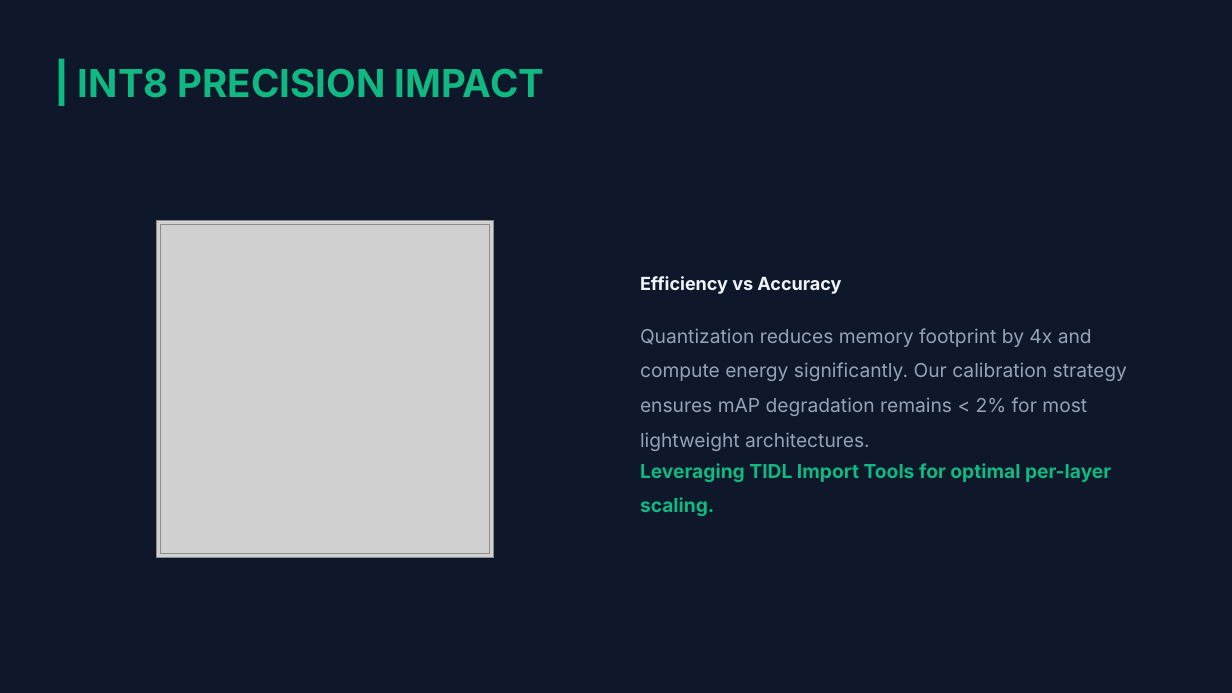
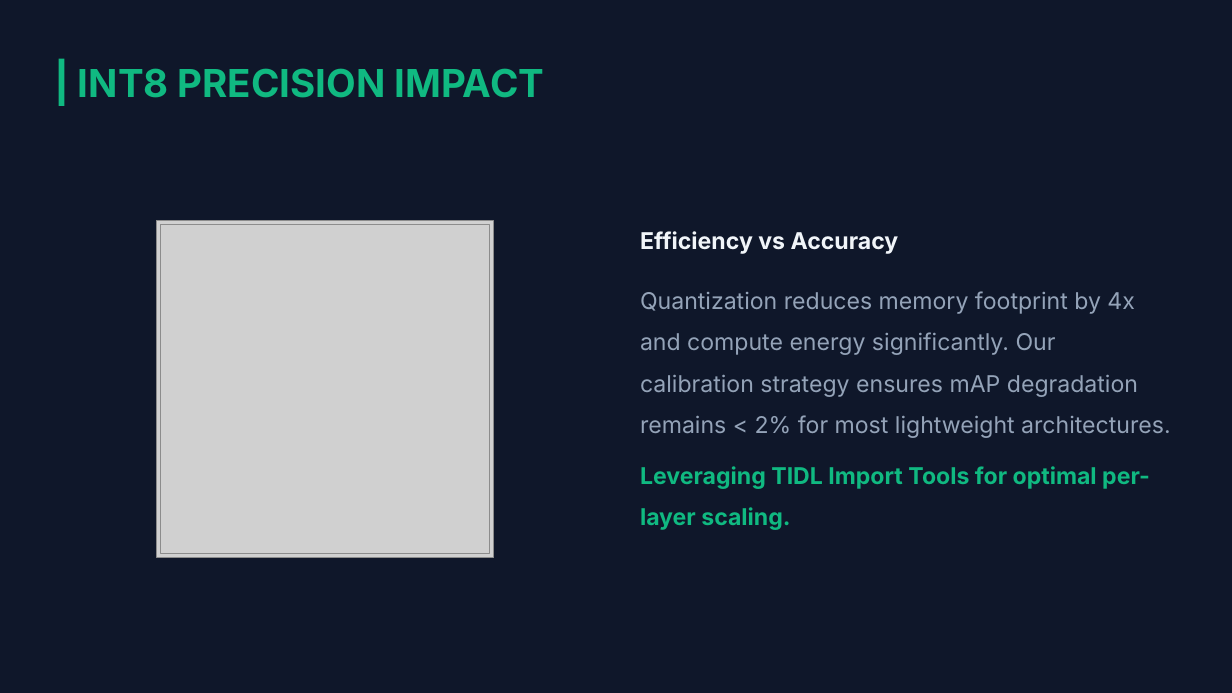
Before and after one commit to doganem/cmp720-embedded-system-development, a slide deck: slide 9 of midterm-presentation/Optimization of Edge AI on TDA4VM.pptx (slide 10 before the commit). Drawn at 1232x693 pixels with LibreOffice and Linux fonts; fonts in the diff are those of the drawing; grey boxes stand for pictures; background and template pictures are left out. Boxes give left, top, right and bottom in pixels: in the first picture for what was removed or moved away, otherwise in the second. Text is boxed around its words. In the diff, an @@ line names an element or a change of style, - is before the commit and + after.

```diff
--- a/midterm-presentation/Optimization of Edge AI on TDA4VM.pptx
+++ b/midterm-presentation/Optimization of Edge AI on TDA4VM.pptx
@@ text "Efficiency vs Accuracy": place and size @@
-text "Efficiency vs Accuracy" at bbox=[640, 276, 841, 294]
+text "Efficiency vs Accuracy" at bbox=[640, 231, 899, 254]
@@ text "Efficiency vs Accuracy" at bbox=[640, 231, 899, 254]: size 14.1 to 18 pt @@
@@ text "Quantization reduces memory footprint by ..." at bbox=[640, 291, 1171, 438]: size 15 to 18 pt @@
@@ text "Quantization reduces memory footprint by ...": place and size @@
-text "Quantization reduces memory footprint by ..." at bbox=[640, 328, 1127, 416]
+text "Quantization reduces memory footprint by ..." at bbox=[640, 291, 1171, 438]
@@ text "Leveraging TIDL Import Tools for ..." at bbox=[640, 466, 1150, 530]: size 15 to 18 pt @@
```
Also in this commit, not shown: 4 other slides changed, 3 slides added, 2 slides removed, 1 other file.
